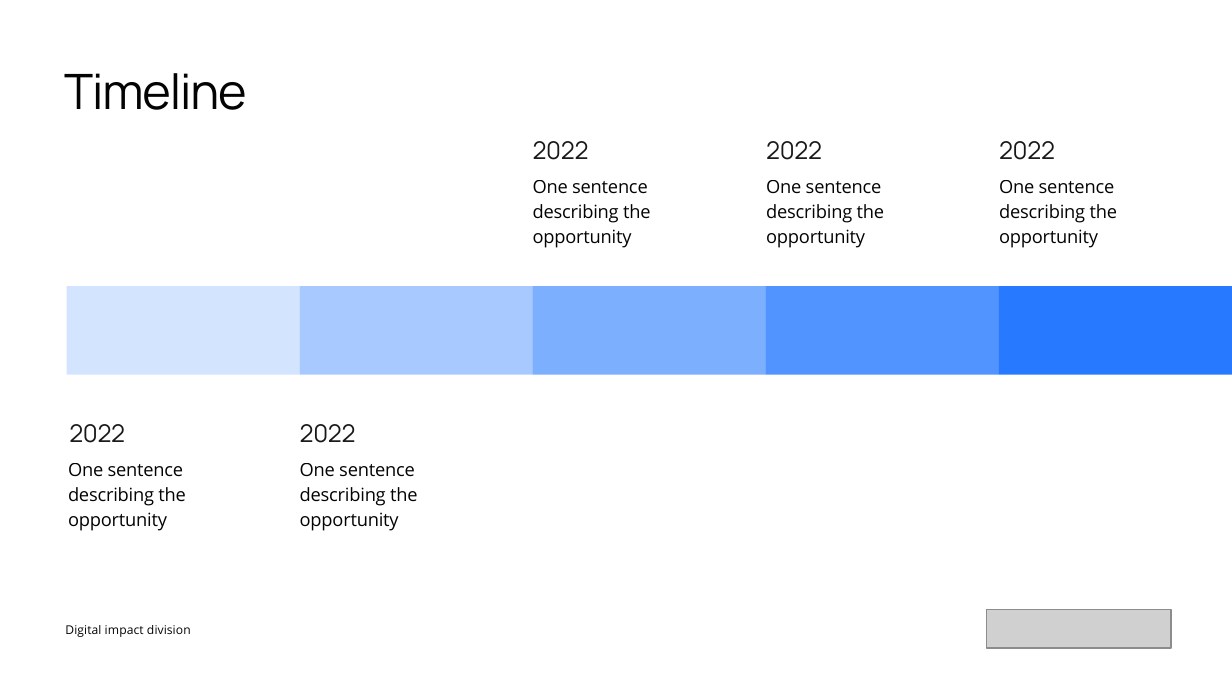
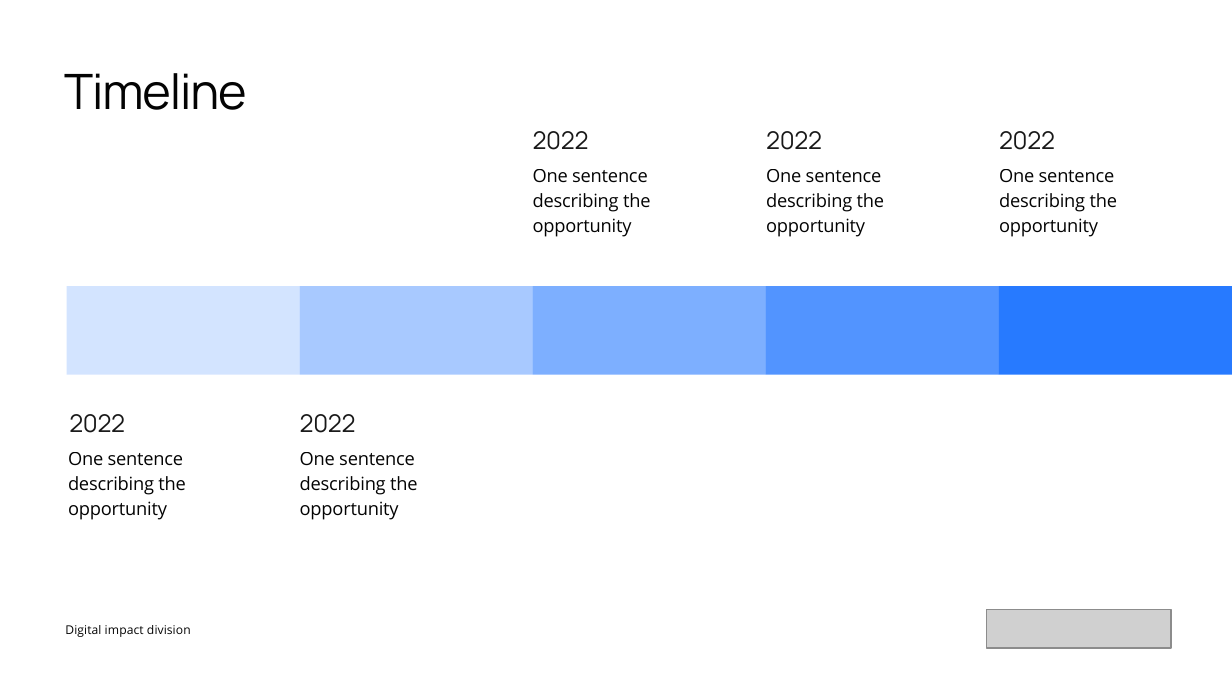
Before and after one commit to mdelprete91-cpu/presentazione, a slide deck: slide 16 of PPT giga.pptx. Drawn at 1232x693 pixels with LibreOffice and Linux fonts; fonts in the diff are those of the drawing; grey boxes stand for pictures. Boxes give left, top, right and bottom in pixels: in the first picture for what was removed or moved away, otherwise in the second. Text is boxed around its words. In the diff, an @@ line names an element or a change of style, - is before the commit and + after.

```diff
--- a/PPT giga.pptx
+++ b/PPT giga.pptx
@@ text "2022": place and size @@
-text "2022" at box(533, 141, 589, 160)
+text "2022" at box(533, 131, 589, 150)
@@ text "2022": place and size @@
-text "2022" at box(766, 141, 822, 160)
+text "2022" at box(766, 131, 822, 150)
@@ text "2022": place and size @@
-text "2022" at box(999, 141, 1055, 160)
+text "2022" at box(999, 131, 1055, 150)
@@ text "One sentence describing the opportunity": place and size @@
-text "One sentence describing the opportunity" at box(533, 180, 651, 248)
+text "One sentence describing the opportunity" at box(533, 169, 651, 237)
@@ text "One sentence describing the opportunity": place and size @@
-text "One sentence describing the opportunity" at box(766, 180, 885, 248)
+text "One sentence describing the opportunity" at box(766, 169, 885, 237)
@@ vertical alignment middle to top in 5 elements at box(68, 452, 186, 520), box(300, 452, 418, 520), box(533, 169, 651, 237), box(766, 169, 885, 237), box(999, 169, 1118, 237) @@
@@ text "One sentence describing the opportunity": place and size @@
-text "One sentence describing the opportunity" at box(999, 180, 1118, 248)
+text "One sentence describing the opportunity" at box(999, 169, 1118, 237)
@@ text "2022": place and size @@
-text "2022" at box(69, 424, 125, 443)
+text "2022" at box(69, 414, 125, 433)
@@ text "2022": place and size @@
-text "2022" at box(300, 424, 356, 443)
+text "2022" at box(300, 414, 356, 433)
@@ text "One sentence describing the opportunity": place and size @@
-text "One sentence describing the opportunity" at box(68, 463, 186, 531)
+text "One sentence describing the opportunity" at box(68, 452, 186, 520)
@@ text "One sentence describing the opportunity": place and size @@
-text "One sentence describing the opportunity" at box(300, 463, 418, 531)
+text "One sentence describing the opportunity" at box(300, 452, 418, 520)
```
Also in this commit, not shown: 16 other slides changed.
